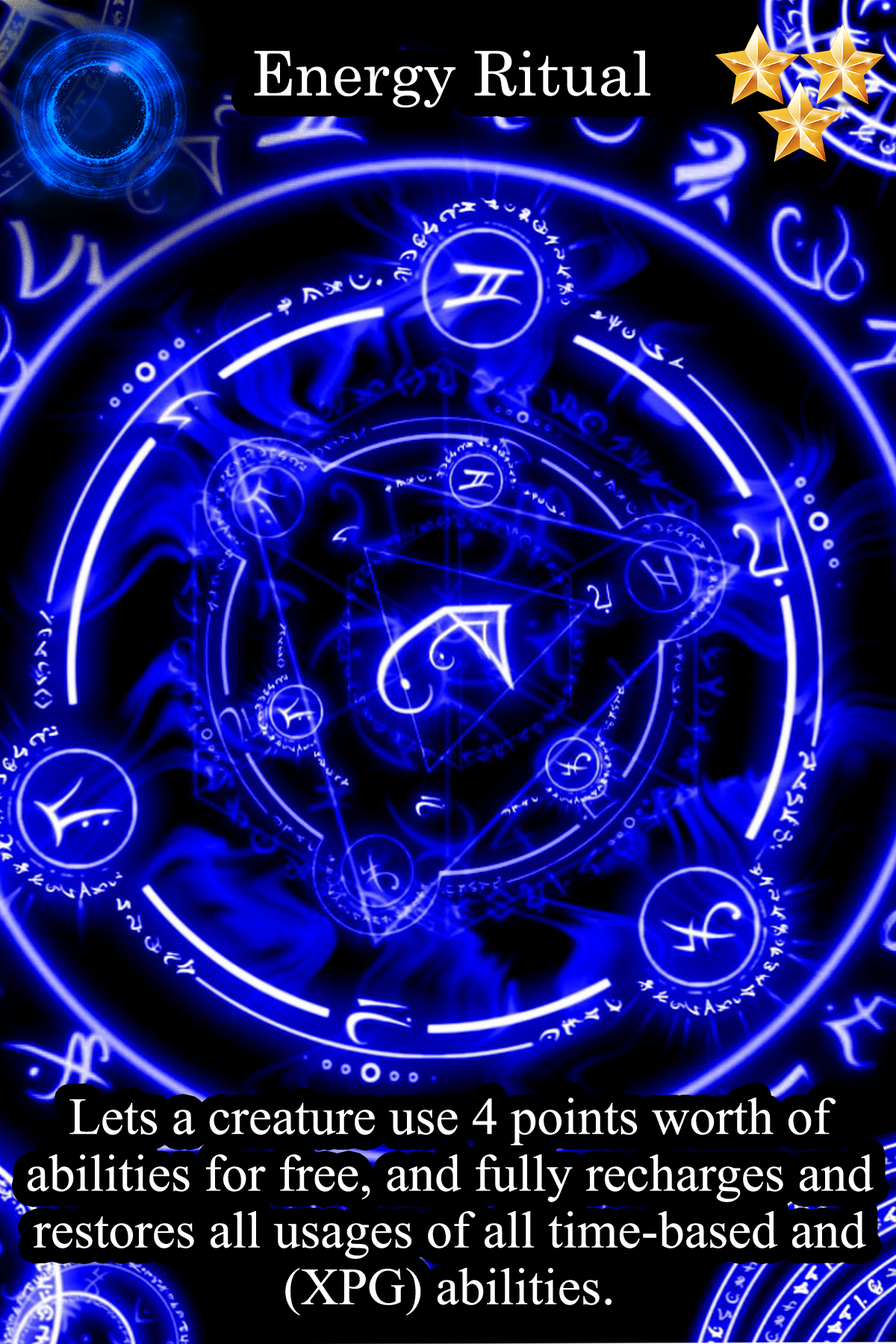
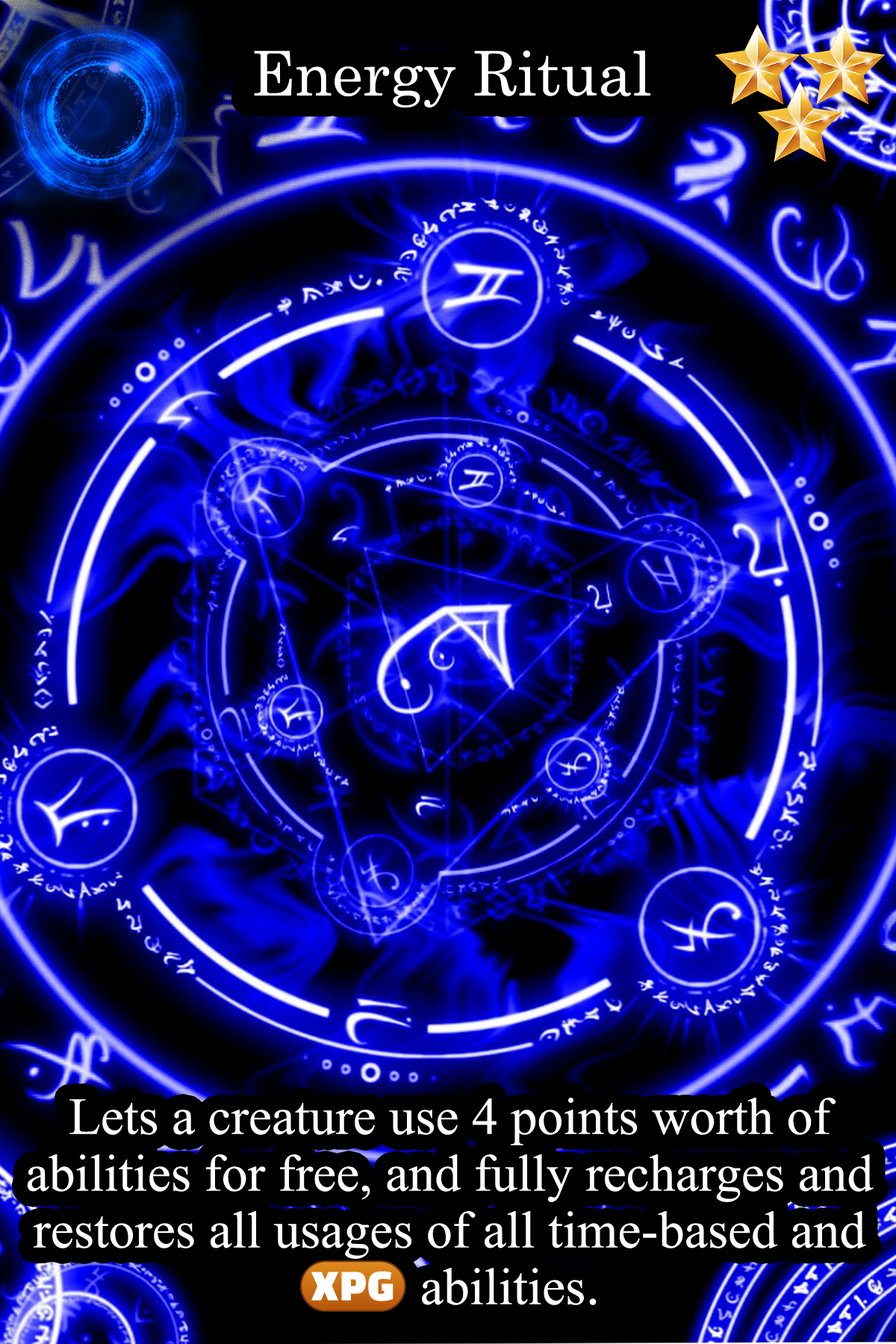
Layered file, before and after one edit (w=896, h=1344). Changes by layer:
painted on "Ability" over [68, 1103, 870, 1316]
